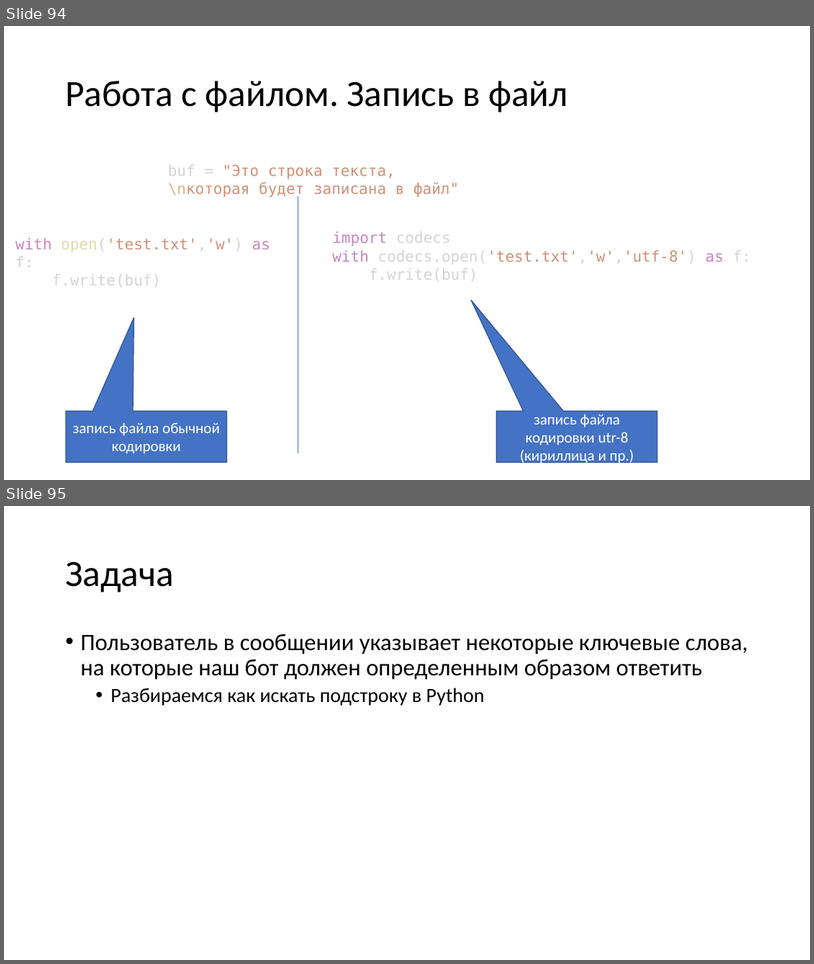
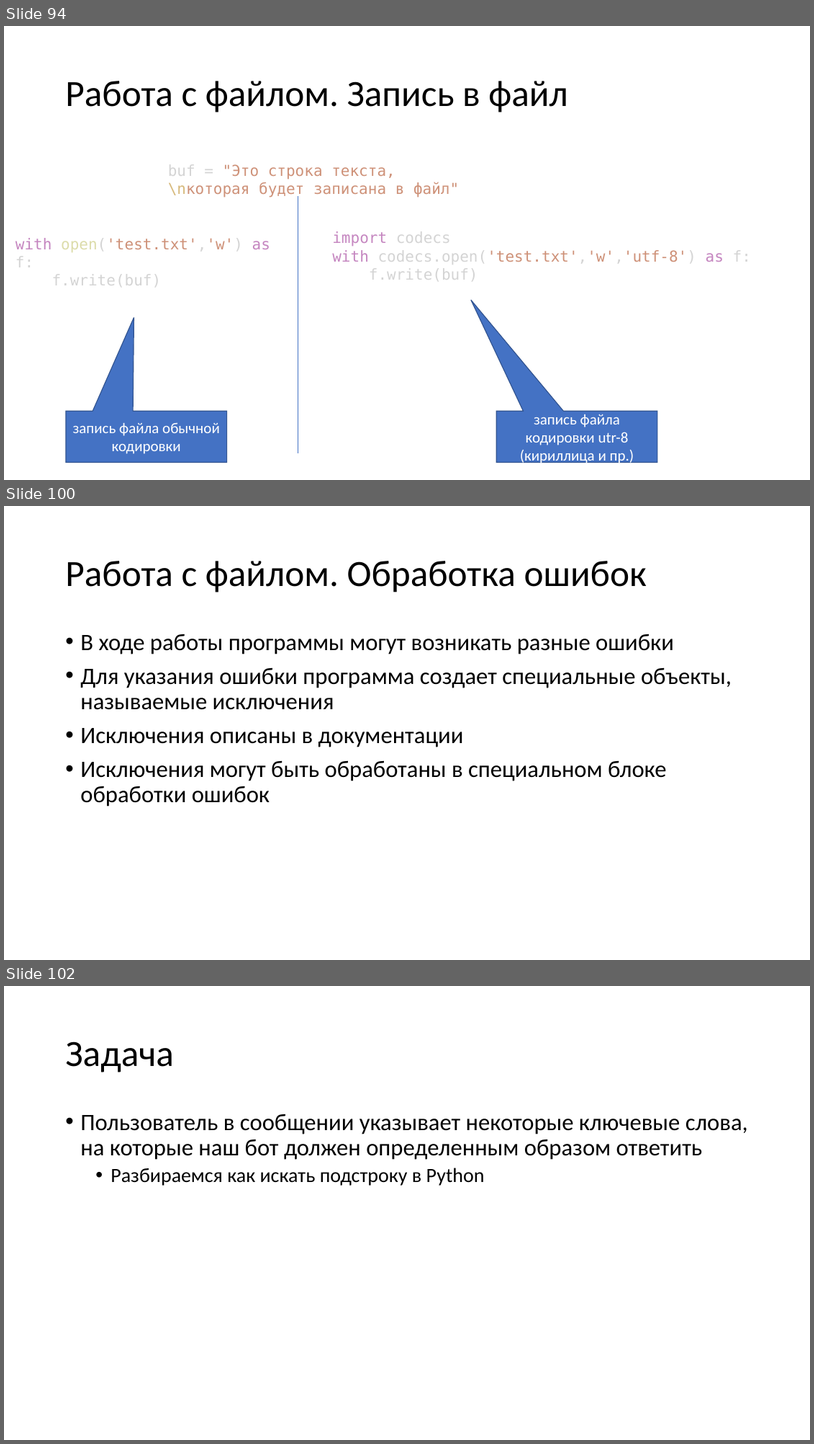
Before and after one commit to paveltsytovich/telegram-course, a slide deck: Presentation/Разработка ботов для телеграмм на Python.pptx. Shown one above the other, each under a label of ours: slides 94 and 95 before the commit, slides 94, 100 and 102 after it; the slides between them are not shown. The pictures are 814x964 and 814x1444 pixels, drawn with LibreOffice and Linux fonts; fonts in the diff are those of the drawing. Boxes give left, top, right and bottom in pixels: in the first picture for what was removed or moved away, otherwise in the second. Text is boxed around its words. In the diff, an @@ line names an element or a change of style, - is before the commit and + after.

```diff
--- a/Presentation/Разработка ботов для телеграмм на Python.pptx
+++ b/Presentation/Разработка ботов для телеграмм на Python.pptx
@@ slide 100 added at <box>4,506,810,960</box>, background #FFFFFF @@
@@ title added at <box>65,561,647,592</box>, 44 pt, text #000000 @@
+Работа с файлом. Обработка ошибок
@@ text added at <box>80,633,732,806</box>, 28 pt, text #000000 @@
+• В ходе работы программы могут возникать разные ошибки
+• Для указания ошибки программа создает специальные объекты, называемые исключения
+• Исключения описаны в документации
+• Исключения могут быть обработаны в специальном блоке обработки ошибок
@@ what was slide 95 is now slide 102 @@
```
Also in this commit, not shown: 6 other slides added.
